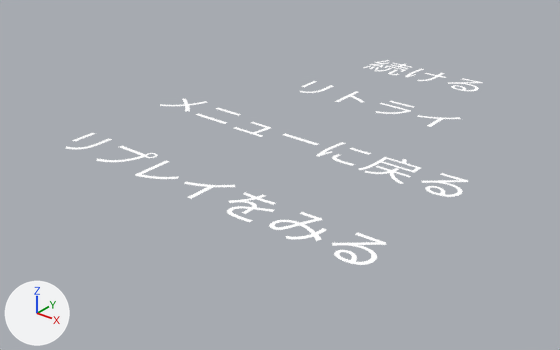
Before and after pictures for a commit that changed the Blender file rendermarker.pause_buttons.blend.
Both versions are drawn from a 50 mm lens placed at (4.8, -10.32, 3.42), pointed at (-0.33, -3.91, -0.55). Every picture has the same lights, and +X, +Y and +Z are marked at lower left. Text is drawn in Blender's own font.

Names of what the first picture shows: 'Text.000', 'Text.001', 'Text.005', 'Text.010'.
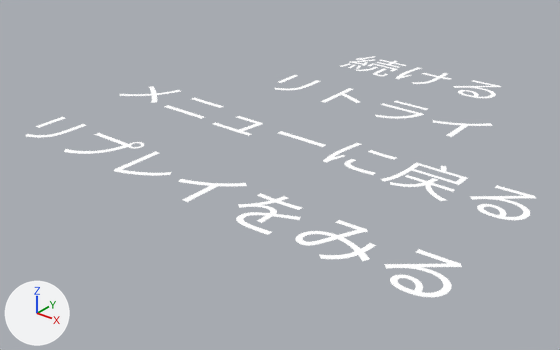
Boxes [x1, y1, x2, y2] around the edits, measured in the pictures (560 x 350 px):
'Text.010', reshaped (36% wider, 36% taller)
    before: [65, 133, 386, 265]
    after: [26, 117, 462, 297]
'Text.005', reshaped (35% wider, 36% taller)
    before: [160, 99, 468, 197]
    after: [120, 86, 536, 220]
'Text.000', reshaped, moved (35% wider, 34% taller)
    before: [300, 81, 461, 127]
    after: [275, 75, 493, 137]
'Text.001', reshaped, moved (35% wider, 34% taller)
    before: [363, 60, 482, 91]
    after: [340, 56, 501, 98]

Diff of the bpy script that builds the scene:
```diff
--- a/rendermarker.pause_buttons.blend.py
+++ b/rendermarker.pause_buttons.blend.py
@@ txt_text_058 @@
 txt_text_058.align_y = 'CENTER'
-txt_text_058.space_line = 0.64
+txt_text_058.size = 1.34
+txt_text_058.space_line = 0.56
@@ txt_text_001 @@
 txt_text_001.align_y = 'CENTER'
-txt_text_001.space_line = 0.64
+txt_text_001.size = 1.34
+txt_text_001.space_line = 0.56
@@ txt_text_059 @@
 txt_text_059.align_y = 'CENTER'
-txt_text_059.space_line = 0.55
+txt_text_059.size = 1.34
+txt_text_059.space_line = 0.56
@@ txt_text_060 @@
 txt_text_060.align_y = 'CENTER'
+txt_text_060.size = 1.34
 txt_text_060.space_line = 0.56
@@ ob_text_000 @@
 ob_text_000 = bpy.data.objects.new('Text.000', txt_text_058)
-ob_text_000.location = (0.0, -2.529, 0.0)
+ob_text_000.location = (0.0, -2.576, 0.0)
 ob_text_000.scale = (0.599, 0.599, 0.599)
@@ ob_text_001 @@
 ob_text_001 = bpy.data.objects.new('Text.001', txt_text_001)
-ob_text_001.location = (0.0, -1.167, 0.0)
+ob_text_001.location = (0.0, -1.242, 0.0)
 ob_text_001.scale = (0.599, 0.599, 0.599)
```
